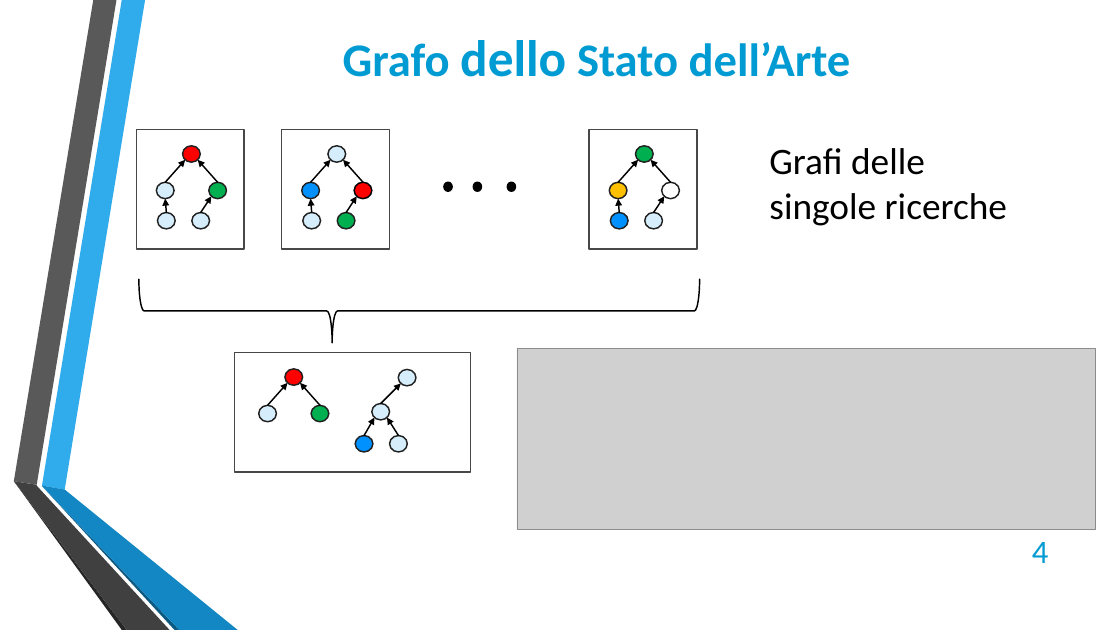
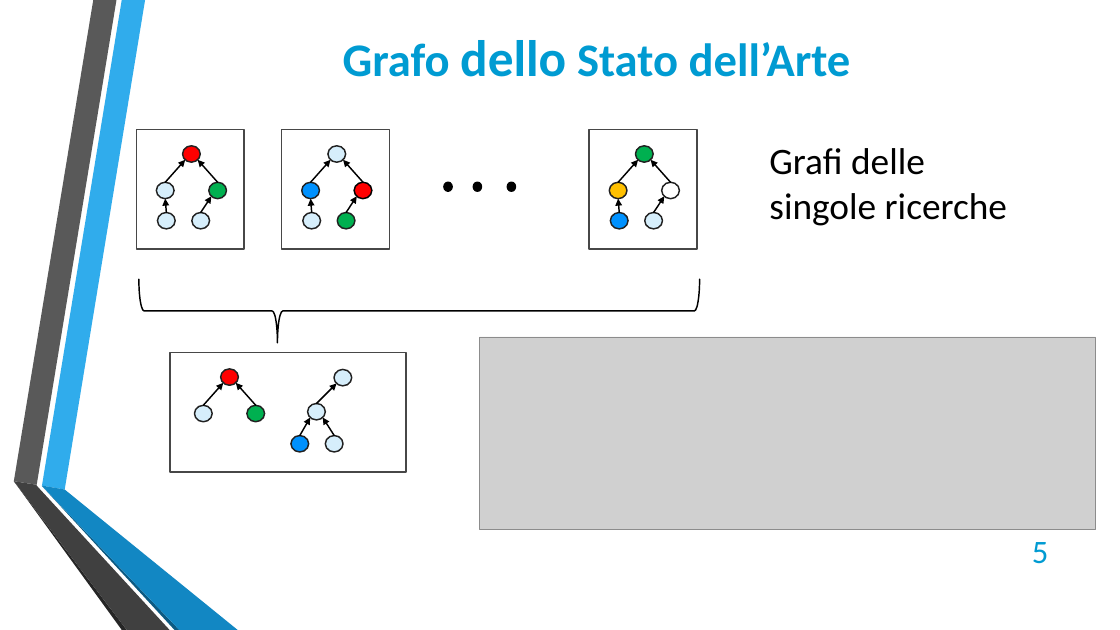
Before and after one commit to return55/lavoro, a slide deck: slide 5 of presentazione.pptx (slide 4 before the commit). Drawn at 1120x630 pixels with LibreOffice and Linux fonts; fonts in the diff are those of the drawing; grey boxes stand for pictures; background and template pictures are left out. Boxes give left, top, right and bottom in pixels: in the first picture for what was removed or moved away, otherwise in the second. Text is boxed around its words. In the diff, an @@ line names an element or a change of style, - is before the commit and + after.

```diff
--- a/presentazione.pptx
+++ b/presentazione.pptx
@@ right brace at (x1=139, y1=279, x2=700, y2=343): proportions changed @@
@@ picture resized from (x1=518, y1=349, x2=1096, y2=529) to (x1=480, y1=337, x2=1096, y2=529) @@
@@ 7 ellipses, 5 arrows, 1 rectangle moved together from (x1=234, y1=353, x2=471, y2=472) to (x1=171, y1=353, x2=407, y2=472) @@
@@ page number at (x1=1032, y1=542, x2=1049, y2=564): text changed @@
-4
+5
```
Also in this commit, not shown: 1 other slide changed, 1 slide added, 3 other files.
